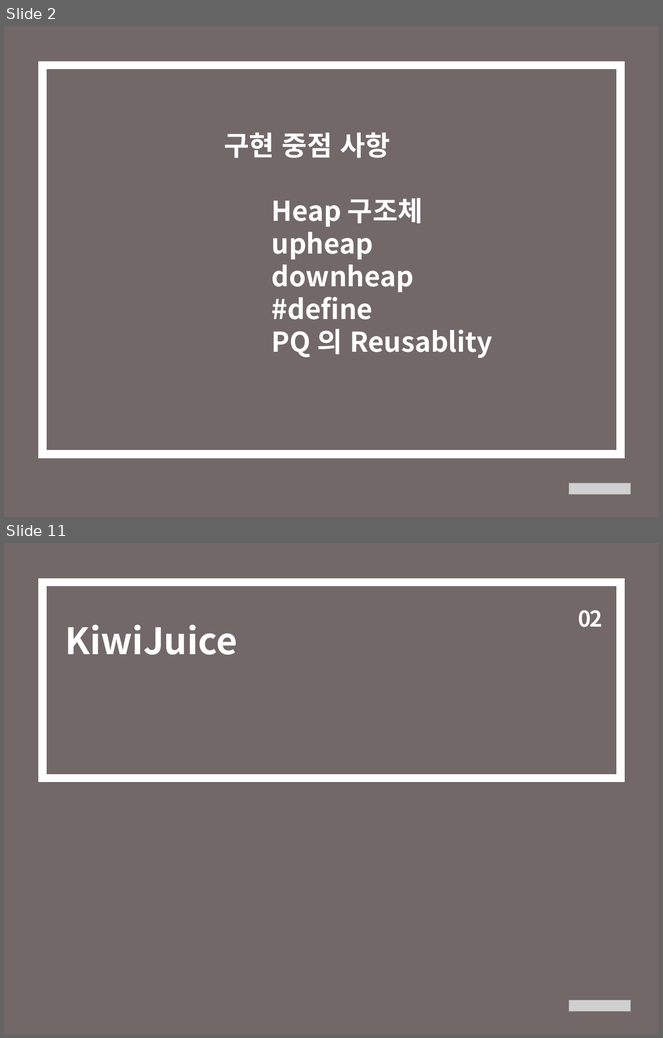
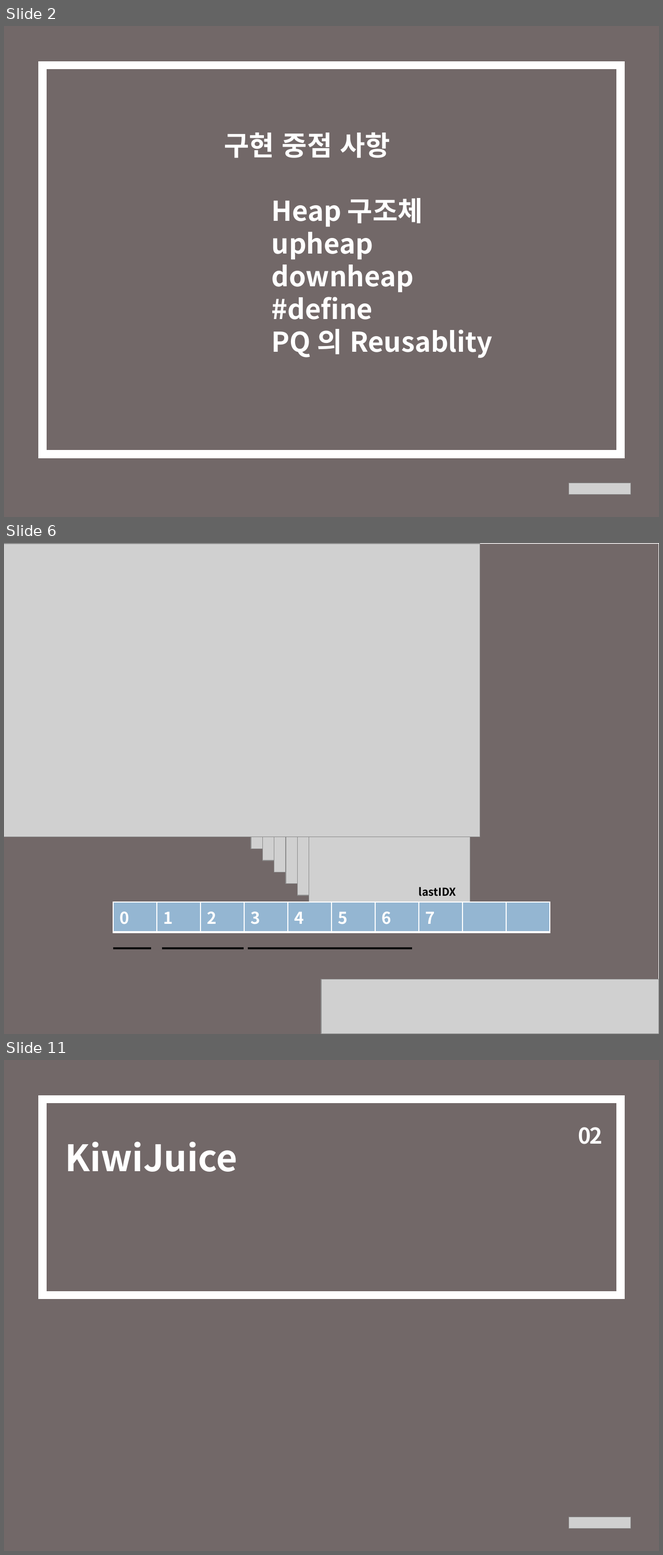
Before and after one commit to jisung0920/ALPA_study_2017, a slide deck: Member/13_jisung/발표자료/week1.pptx. Shown one above the other, each under a label of ours: slides 2 and 11 before the commit, slides 2, 6 and 11 after it; the slides between them are not shown. The pictures are 663x1038 and 663x1555 pixels, drawn with LibreOffice and Linux fonts; fonts in the diff are those of the drawing; grey boxes stand for pictures. Boxes give left, top, right and bottom in pixels: in the first picture for what was removed or moved away, otherwise in the second. Text is boxed around its words. In the diff, an @@ line names an element or a change of style, - is before the commit and + after.

Commit message:
ppt2

```diff
--- a/Member/13_jisung/발표자료/week1.pptx
+++ b/Member/13_jisung/발표자료/week1.pptx
@@ slide 6 added at box(4, 543, 659, 1034), background #FFFFFF @@
@@ rectangle added at box(4, 544, 659, 1034), fill #726868 @@
@@ picture added at box(4, 544, 480, 837) @@
@@ picture added at box(251, 729, 412, 849) @@
@@ picture added at box(263, 740, 424, 861) @@
@@ picture added at box(274, 752, 435, 872) @@
@@ picture added at box(286, 763, 447, 884) @@
@@ picture added at box(297, 775, 458, 896) @@
@@ picture added at box(309, 786, 470, 906) @@
@@ text added at box(418, 887, 456, 897), 12 pt, text #000000, bold @@
+lastIDX
@@ table added at box(113, 902, 553, 929), 1 rows, 10 columns @@
+0 | 1 | 2 | 3 | 4 | 5 | 6 | 7 |  | 
@@ line added from (113, 949) to (151, 949), #0D0D0D 2.25 pt @@
@@ line added from (162, 949) to (244, 949), #0D0D0D 2.25 pt @@
@@ line added from (248, 949) to (412, 949), #0D0D0D 2.25 pt @@
@@ picture added at box(321, 979, 659, 1034) @@
```
Also in this commit, not shown: 1 slide changed, 1 other slide added, 2 slides removed.
